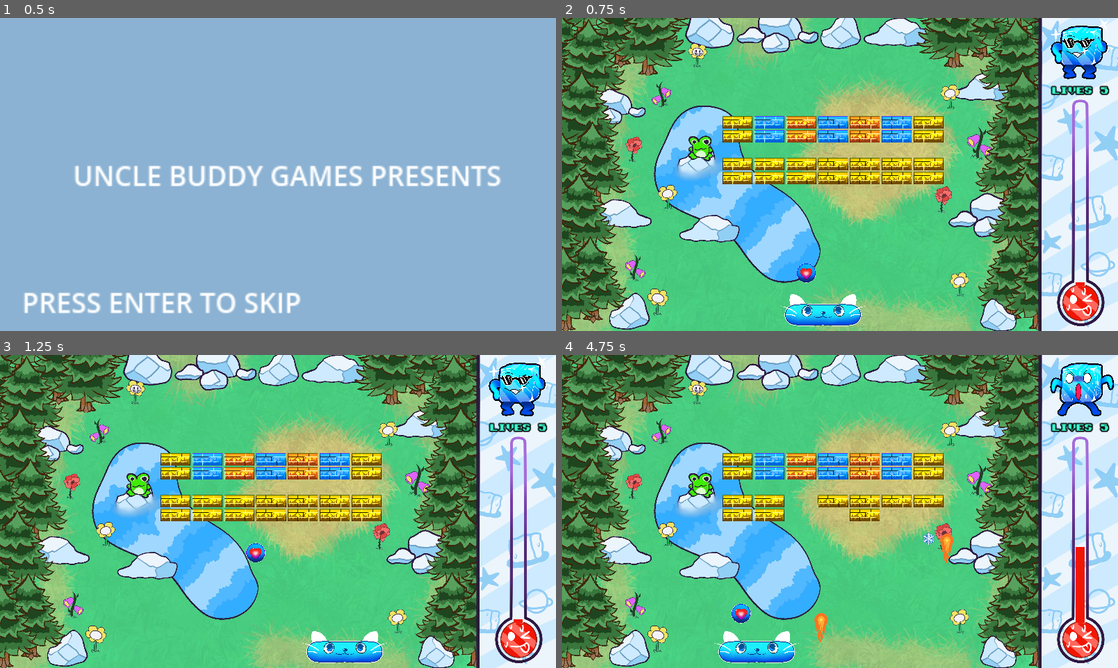
Above: before the commit, frames 1-4 (two rows, left to right).
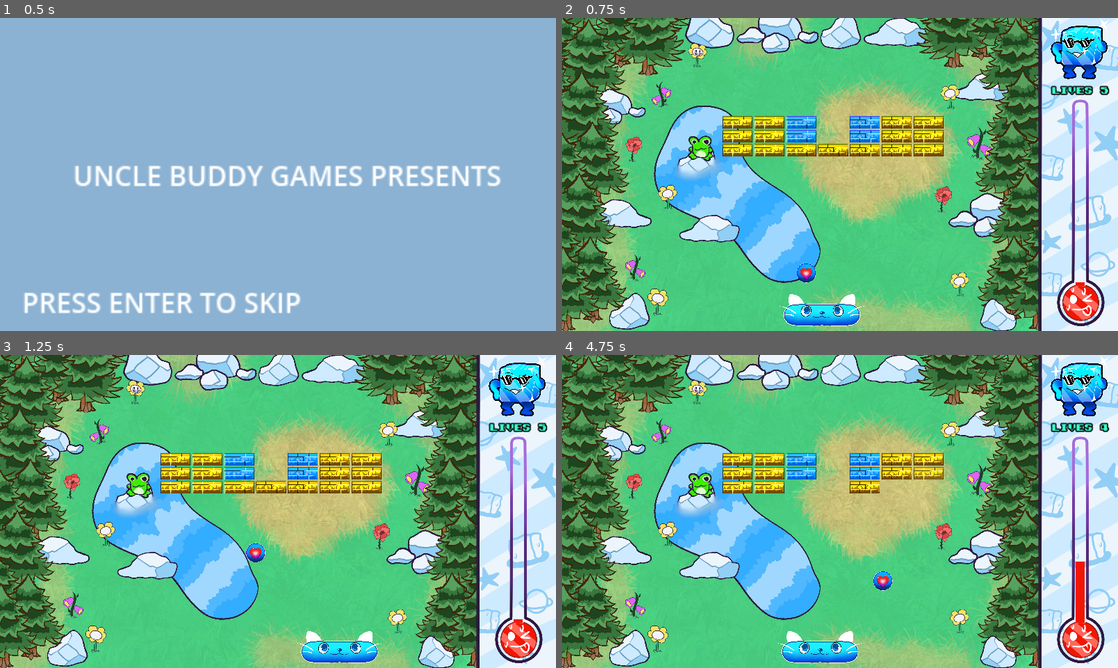
Above: after the commit, the same moments.

Repository: ColtonPhillips/uvicgamejam-24
Game: Godot game, scene res://Scenes/start_game.tscn
The game is run twice, just before and just after one commit, with the same random seed, the same clock (stepped at 60 frames per second) and the same inputs.
Inputs:
- Up to frame 1 (0.5 s): no input
- Up to frame 2 (0.75 s): tap Enter (ui_accept) at 0.5 s; hold D (right) from 0.53 s (still down); tap Space (shoot) at 0.6 s
- Up to frame 3 (1.25 s): keep holding D (right); tap Enter (ui_accept) at 0.77 s
- Up to frame 4 (4.75 s): release D (right) at 1.28 s; hold A (left) 1.28-2.03 s; tap Space (shoot) every 0.75 s from 1.35 to 4.35 s; tap Enter (ui_accept) at 1.52, 3.02, 3.77, 4.52 s; hold D (right) 2.03-3.53 s; hold A (left) from 3.53 s (still down)

Frame 1 is identical in both runs. In frame 2, 6.9% of the frame differs, in the area x 28-69%, y 31-99%; in frame 3, 7.2%; in frame 4, 8.2%, in the area x 27-100%, y 0-99%.

Commit message:
somewhat complete level design

Diff:
--- a/game/Scenes/fire_ball.tscn
+++ b/game/Scenes/fire_ball.tscn
@@ -8,7 +8,7 @@
 
 [node name="Fireball" type="CharacterBody2D"]
 collision_layer = 32
-collision_mask = 13
+collision_mask = 9
 motion_mode = 1
 script = ExtResource("1_wgrx8")
 
--- a/game/Scripts/ball.gd
+++ b/game/Scripts/ball.gd
@@ -41,9 +41,8 @@
 	elif (collider is Wall):
 		%ClickSound.play()
 		velocity = velocity.bounce(collision.get_normal())
-		if abs(velocity.y) < 4 or abs(velocity.x) < 4:
+		if abs(velocity.y) < 2 or abs(velocity.x) < 2:
 			velocity = velocity.rotated(randf_range(-0.6, 0.6))
-			#print (velocity)
 	if ( collider is Paddle):
 		paddle_collision(collider)
 
--- a/game/Scripts/fire_ball.gd
+++ b/game/Scripts/fire_ball.gd
@@ -8,7 +8,7 @@
 var gravity: int = ProjectSettings.get_setting("physics/2d/default_gravity")
 
 func _ready():
-	velocity.y = -120
+	velocity.y = -170
 	letsgo()
 
 func letsgo():
@@ -17,7 +17,7 @@
 
 func _physics_process(delta: float) -> void:
 
-	velocity.y -= 320 * delta
+	velocity.y -= 580 * delta
 	var collision = move_and_collide(velocity * delta)
 	if (!collision):
 		return
@@ -26,8 +26,8 @@
 	if (collider is Brick):
 		collider.decrease_level()
 		queue_free()
-	if (collider is Wall):
-		queue_free()
+	#if (collider is Wall):
+		#queue_free()
 	if (collider is Ball):
 		collider.velocity.y = - abs(collider.velocity.y)
 		queue_free()
--- a/game/Scripts/level_definitions.gd
+++ b/game/Scripts/level_definitions.gd
@@ -2,15 +2,37 @@
 
 var max_lives = 5
 var lives = max_lives
-var current_level = 2
+var current_level = 1
 
 var level_1 = [
-	[1,1,2,2,2,1,1],
-	[1,1,3,3,3,1,1],
+	[1,1,2,0,2,1,1],
+	[1,1,2,0,2,1,1],
 	[1,1,1,1,1,1,1],
 ]
 
 var level_2 = [
+	[1,1,1,1,1,1,1,1,1],
+	[1,0,0,0,0,0,0,0,1],
+	[1,0,0,0,6,0,0,0,1],
+	[1,0,0,0,0,0,0,0,1],
+	[1,1,1,1,1,1,1,1,1],
+]
+
+var level_3 = [
+	[1,0,0,0,1],
+	[1,0,0,0,1],
+	[1,0,0,0,1],
+	[3,1,1,1,3],
+	[3,3,3,3,3],
+]
+
+var level_4 = [
+	[0,0,0,1,1,1,1,1,3],
+	[0,0,0,1,1,1,1,1,3],
+	[0,0,0,3,3,3,3,3,3],
+]
+
+var level_5= [
 	[0,1,2,3,2,3,2,1,0],
 	[0,1,2,3,2,3,2,1,0],
 	[0,0,0,0,0,0,0,0,0],
@@ -18,10 +40,9 @@
 	[0,1,1,1,1,1,1,1,0]
 ]
 
-var levels = [level_1, level_2]
+var levels = [level_1, level_2, level_3, level_4, level_5]
 
 func get_current_level():
-	print(levels[0])
 	return levels[current_level - 1]
 
 func is_last_level():
--- a/game/Scripts/paddle.gd
+++ b/game/Scripts/paddle.gd
@@ -7,7 +7,7 @@
 var half_paddle_width: float
 var is_ball_started = false
 var is_sped_up = false
-@export var speed = 580
+@export var speed = 550
 @export var camera: Camera2D
 @onready var thermometer: Node2D = $"../Thermometer"
 
--- a/game/Scripts/thermometer.gd
+++ b/game/Scripts/thermometer.gd
@@ -23,7 +23,7 @@
 func log_temp():
 	while (true):
 		await get_tree().create_timer(1).timeout
-		print(temperature)
+		#print(temperature)
 
 @onready var ui: UI = $"../UI"
 
